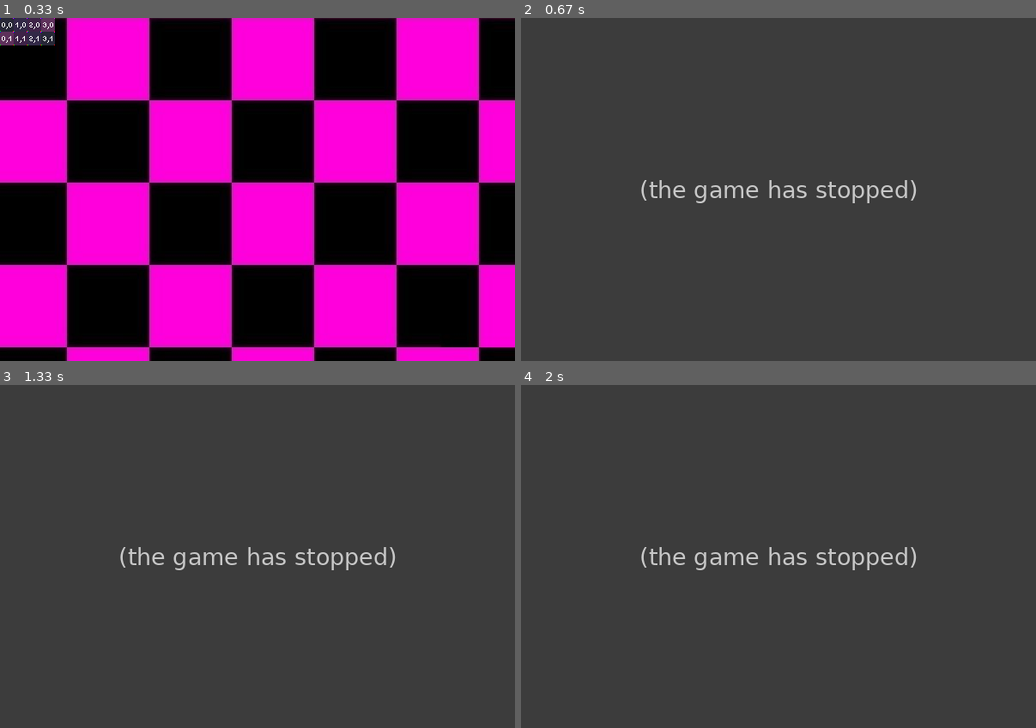
Above: before the commit, frames 1-4 (two rows, left to right).
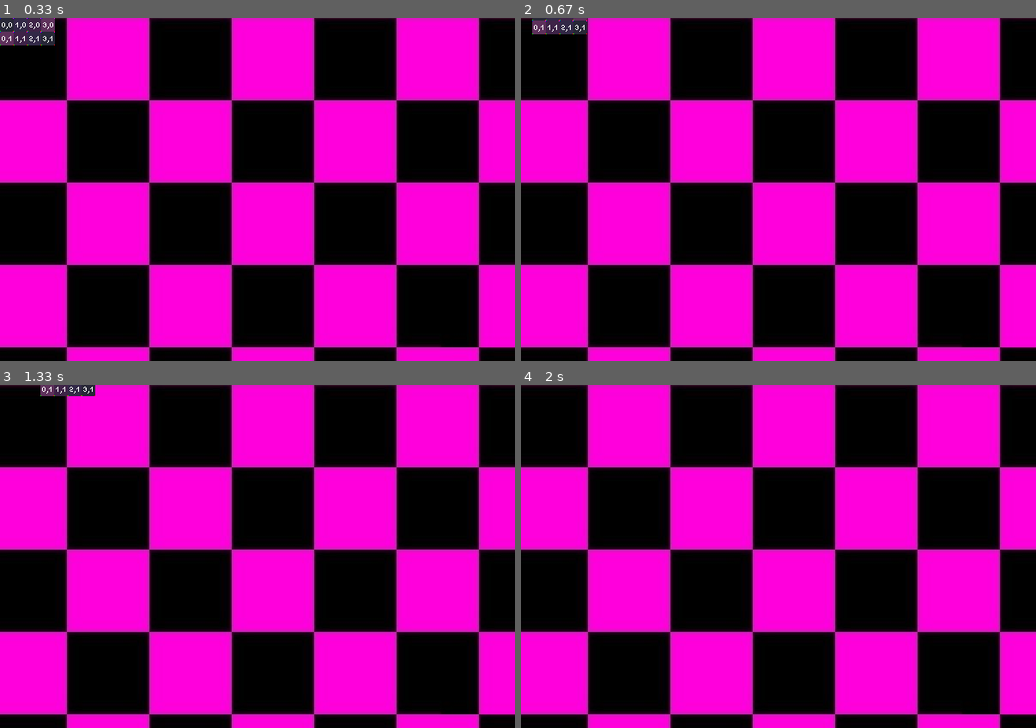
Above: after the commit, the same moments.

Repository: BarbosaNath/Python-Projects
Game: pygame game, started from GTA Clone/main.py
Same seed, same stepped clock (60 frames per second), same inputs: the game is played once before the commit and once after it.
Inputs:
- Up to frame 1 (0.33 s): no input
- Up to frame 2 (0.67 s): hold W from 0.33 s (still down); hold Right from 0.33 s (still down)
- Up to frame 3 (1.33 s): release W at 0.8 s; release Right at 0.8 s; hold Right 0.83-1.3 s
- Up to frame 4 (2 s): hold W 1.33-1.63 s

Frame 1 is identical in both runs. In frame 2, 100% of the frame differs, in the area x 0-100%, y 0-100%; in frame 3, 100%; in frame 4, 100%.
Error before the commit: AttributeError: 'int' object has no attribute 'get_pressed' (main.py line 28); the game stopped at 0.33 s (later frames are placeholders)

Commit message:
fixed player moviment

Diff:
--- a/GTA Clone/key_input.py
+++ b/GTA Clone/key_input.py
@@ -11,26 +11,21 @@
 )
 
 
-def MENU_UP(event, is_key_up = False):
-    if event == K_w or event == K_UP:
-        if not is_key_up: return True
-        else: return False
-    else: pass
+def MENU_UP(key, is_key_up = False):
+    if key[K_w] or key[K_UP]: return True
+    else: return False
 
-def MENU_DOWN(event, is_key_up = False):
-    if event == K_s or event == K_DOWN:
-        if not is_key_up: return True
-        else: return False
-    else: pass
 
-def MENU_LEFT(event, is_key_up = False):
-    if event == K_a or event == K_LEFT:
-        if not is_key_up: return True
-        else: return False
-    else: pass
+def MENU_DOWN(key, is_key_up = False):
+    if key[K_s] or key[K_DOWN]: return True
+    else: return False
 
-def MENU_RIGHT(event, is_key_up = False):
-    if event == K_d or event == K_RIGHT:
-        if not is_key_up: return True
-        else: return False
-    else: pass
+
+def MENU_LEFT(key, is_key_up = False):
+    if key[K_a] or key[K_LEFT]: return True
+    else: return False
+
+
+def MENU_RIGHT(key, is_key_up = False):
+    if key[K_d] or key[K_RIGHT]: return True
+    else: return False
--- a/GTA Clone/main.py
+++ b/GTA Clone/main.py
@@ -24,10 +24,10 @@
     for event in pygame.event.get():
         if event.type == pygame.QUIT:
             running = False
-        if event.type == pygame.KEYDOWN:
-            p.key_input(event.key.get_pressed())
-        if event.type == pygame.KEYUP:
-            p.key_input(event.key, True)
+
+        p.key_input(pygame.key.get_pressed())
+        # if event.type == pygame.KEYUP:
+        #     p.key_input(event.key, True)
         # TODO: corrigir o bug de andar pra sempre
     #     # DEBUGING KEYMAPS
     #         frame += 1
--- a/GTA Clone/player.py
+++ b/GTA Clone/player.py
@@ -39,8 +39,11 @@
         #     self.state += 0b1
         # else: self.state -= 0b1
 
-        # if abs(self.dir[0]) == 1 and abs(self.dir[1]) == 1:
-        #     self.dir *= (0.707, 0.707)
+        if abs(self.dir[0]) == 1 and abs(self.dir[1]) == 1:
+            new_dir  = list(self.dir)
+            new_dir[0] *= 0.707
+            new_dir[1] *= 0.707
+            self.dir = tuple(new_dir)
 
         self.move()
         #self.dir = (0, 0)
